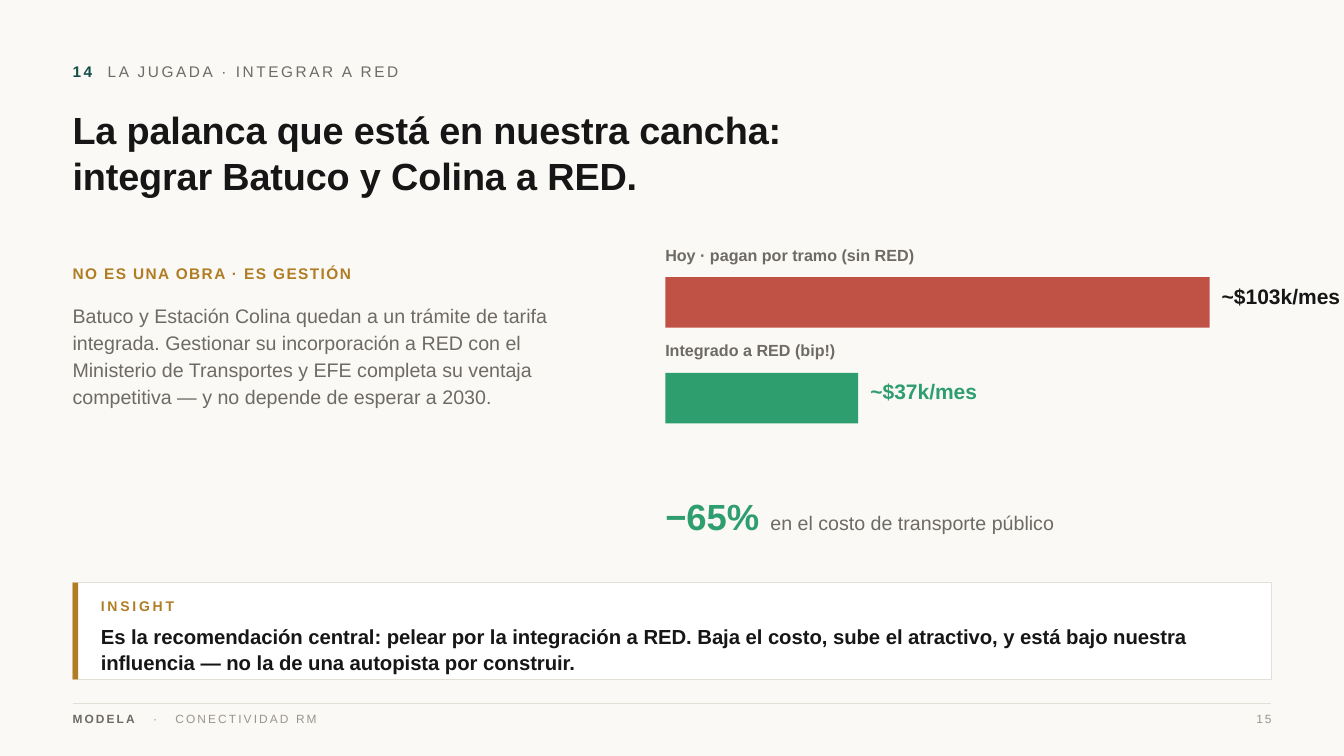
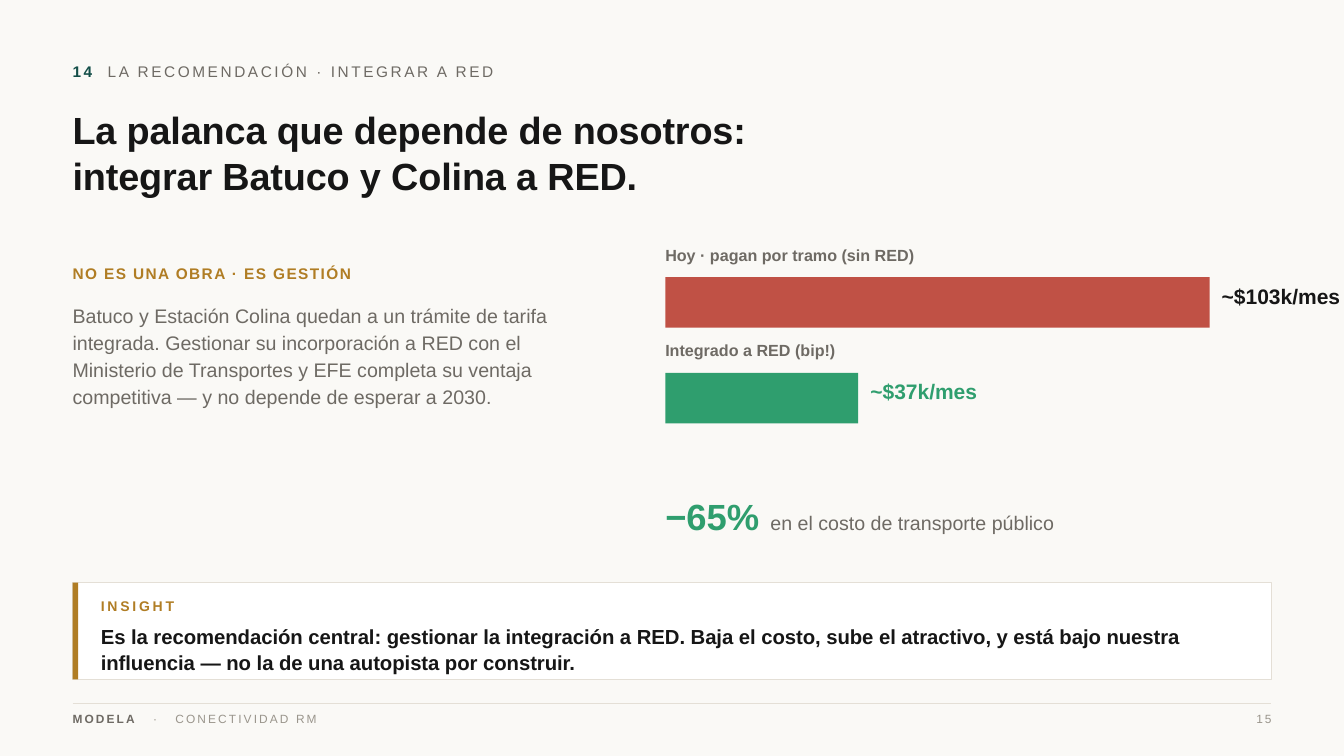
Before and after one commit to modela-simulador/modela-simulador, a slide deck: slide 15 of public/conectividad/Conectividad-Modela.pptx. Drawn at 1344x756 pixels with LibreOffice and Linux fonts; fonts in the diff are those of the drawing. Boxes give left, top, right and bottom in pixels: in the first picture for what was removed or moved away, otherwise in the second. Text is boxed around its words. In the diff, an @@ line names an element or a change of style, - is before the commit and + after.

```diff
--- a/public/conectividad/Conectividad-Modela.pptx
+++ b/public/conectividad/Conectividad-Modela.pptx
@@ text at <box>73,65,494,77</box>: text changed @@
-14 LA JUGADA · INTEGRAR A RED
+14 LA RECOMENDACIÓN · INTEGRAR A RED
@@ text at <box>73,116,746,151</box>: text changed @@
-La palanca que está en nuestra cancha:
+La palanca que depende de nosotros:
@@ text at <box>101,629,1180,675</box>: text changed @@
-Es la recomendación central: pelear por la integración a RED. Baja el costo, sube el atractivo, y está bajo nuestra influencia — no la de una autopista por construir.
+Es la recomendación central: gestionar la integración a RED. Baja el costo, sube el atractivo, y está bajo nuestra influencia — no la de una autopista por construir.
```
Also in this commit, not shown: 9 other slides changed, 3 slides added, 3 slides removed, 39 other files.
